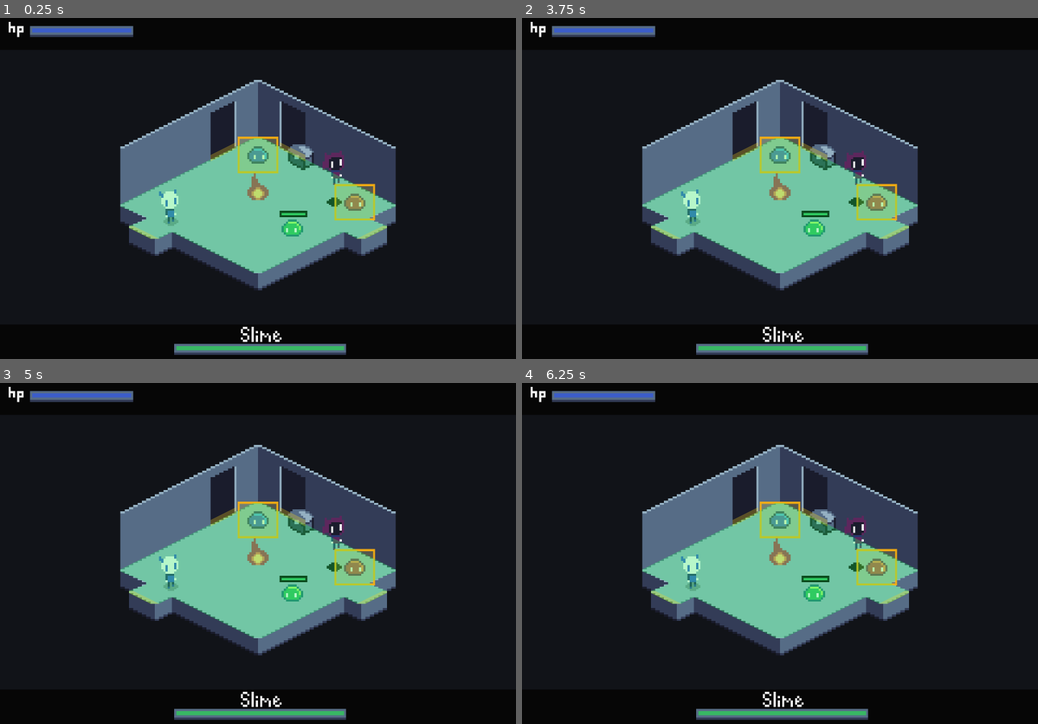
Above: before the commit, frames 1-4 (two rows, left to right).
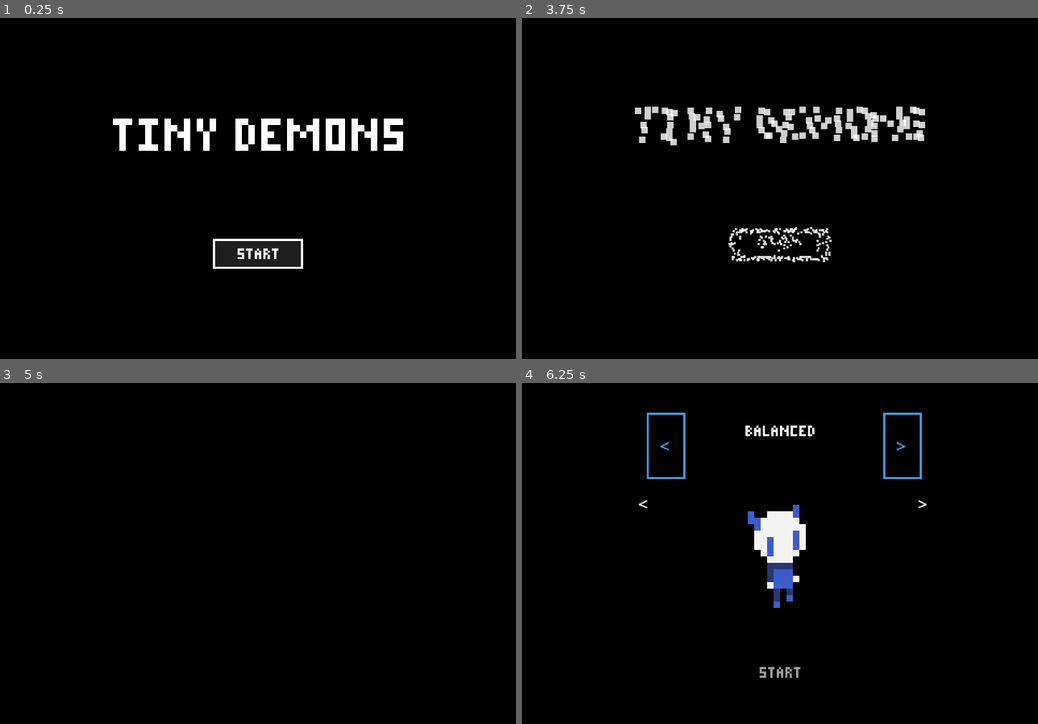
Above: after the commit, the same moments.

Repository: Whynchu/TinyDemons
Game: Godot game, scene res://scenes/main.tscn
The game is run twice, just before and just after one commit, with the same random seed, the same clock (stepped at 60 frames per second) and the same inputs.
Inputs (mouse positions are in pixels of both pictures, inside the frame that each line leads up to):
- Up to frame 1 (0.25 s): no input
- Up to frame 2 (3.75 s): click (780, 253) at 0.52 s; click (780, 253) at 1.27 s; click (780, 249) at 2.02 s; click (780, 249) at 2.77 s; tap Enter (ui_accept) at 3.5 s; move the mouse to (893, 171) at 3.52 s; hold Right (ui_right) from 3.53 s (still down); hold Q from 3.53 s (still down); click (893, 171) at 3.67 s
- Up to frame 3 (5 s): tap Enter (ui_accept) at 3.77 s; release Right (ui_right) at 4.25 s; release Q at 4.25 s; click (258, 669) at 4.27 s
- Up to frame 4 (6.25 s): click (780, 669) at 5.02 s; click (780, 672) at 5.77 s

The runs differ from the first frame. In frame 1, 26% of the frame differs, in the area x 1-79%, y 1-99%; in frame 2, 26%; in frame 3, 25%; in frame 4, 26%.
Error before the commit: Parse Error: Unindent doesn't match the previous indentation level. (res://scripts/gameplay.gd:3505)

Commit message:
Fix cloaked demon scene parsing

Diff:
--- a/tiny-demons/scenes/main.tscn
+++ b/tiny-demons/scenes/main.tscn
@@ -253,8 +253,8 @@
 
 [node name="Actors" type="Node2D" parent="." unique_id=1069239336]
 
-[node name="CloakedDemonShadow" type="Sprite2D" parent="Actors"]
-position = Vector2(147, 78)
+[node name="CloakedDemonShadow" type="Sprite2D" parent="Actors" unique_id=110558620]
+position = Vector2(148, 69.00001)
 scale = Vector2(1, 0.6875)
 texture = ExtResource("18_demon_shadow")
 centered = false
@@ -264,9 +264,9 @@
 texture = ExtResource("34_cloaked_idle")
 hframes = 5
 
-[node name="CollisionGuide" type="Node2D" parent="Actors/CloakedDemon"]
-script = ExtResource("19_collision_guide")
-rect_position = Vector2(-3.5, 3)
+[node name="CollisionGuide" type="Node2D" parent="Actors/CloakedDemon" unique_id=375845748]
+script = ExtResource("19_collision_guide")
+rect_position = Vector2(-2, 2.5)
 rect_size = Vector2(5, 5)
 
 [node name="DepthMarker" type="Marker2D" parent="Actors/CloakedDemon" unique_id=297377238]
--- a/tiny-demons/scripts/gameplay.gd
+++ b/tiny-demons/scripts/gameplay.gd
@@ -3494,13 +3494,13 @@
 		if not _actors_are_in_contact(actor, other):
 			continue
 
-	if other == chest:
-		_separate_from_static(actor, other)
-	elif other == cloaked_demon:
-		# The wandering NPC is a solid floor-level character, not something the
-		# player can shove out of its patrol route.
-		_separate_actor_from_actor(actor, other)
-	elif slimes.has(actor) and slimes.has(other):
+		if other == chest:
+			_separate_from_static(actor, other)
+		elif other == cloaked_demon:
+			# The wandering NPC is a solid floor-level character, not something the
+			# player can shove out of its patrol route.
+			_separate_actor_from_actor(actor, other)
+		elif slimes.has(actor) and slimes.has(other):
 			_push_actor(actor, other, movement)
 		elif actor != player and other == player and _is_enemy_control_locked(actor):
 			_separate_actor_from_actor(actor, other)
Not shown, added: tiny-demons/assets/artwork/TinyDemonCloacked-Idle.png.import
Not shown, added: tiny-demons/assets/artwork/TinyDemonCloacked-Walk.png.import
Not shown: 1 places in tiny-demons/scenes/main.tscn that only renumber resources
